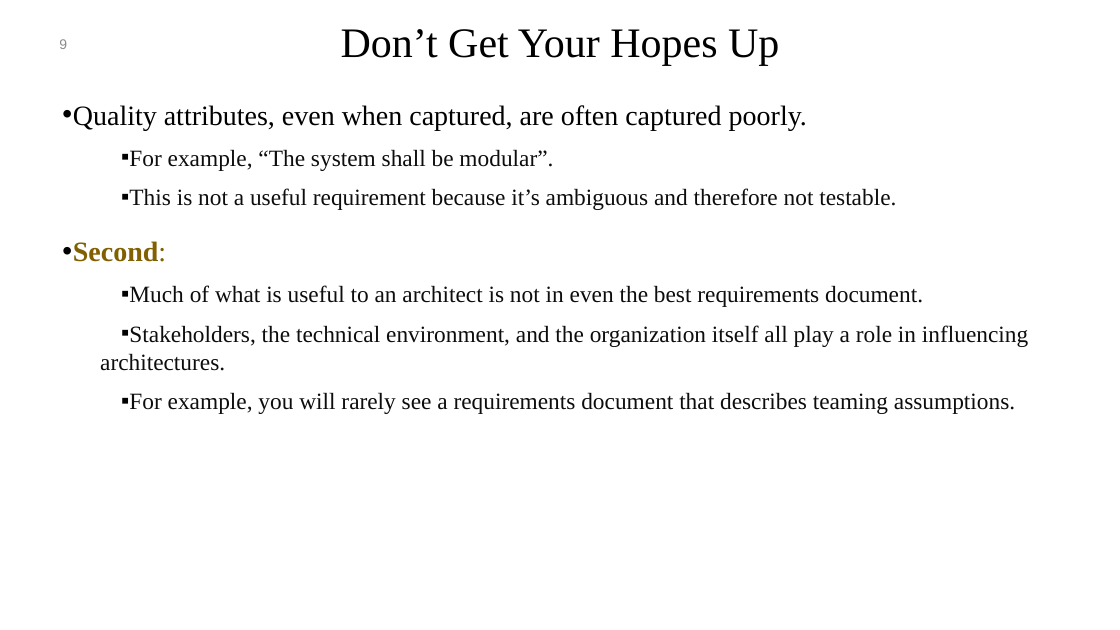
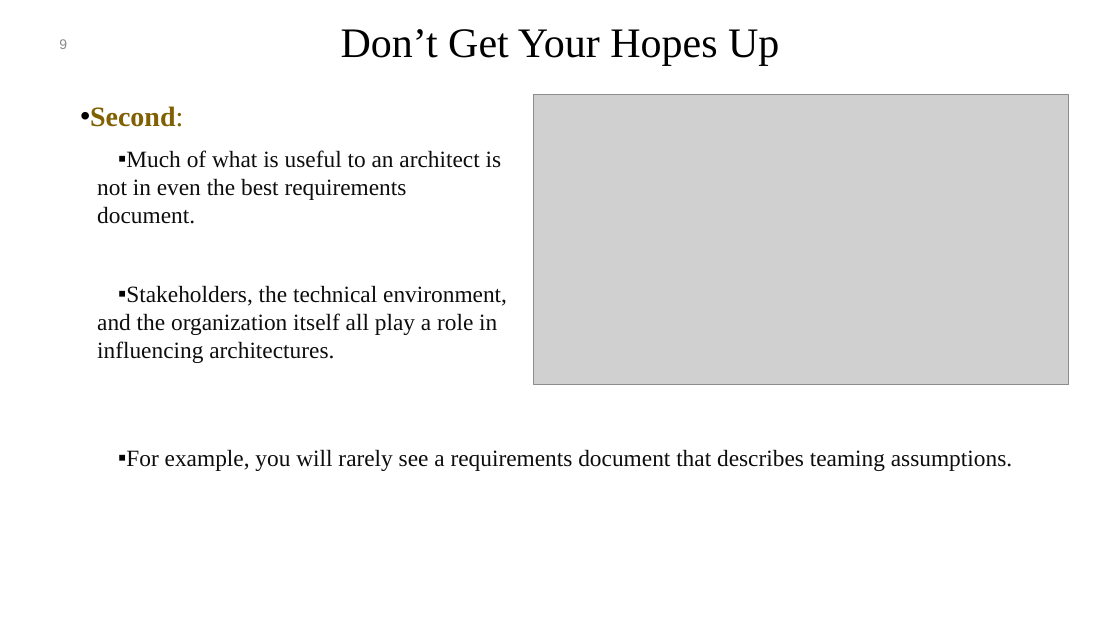
Before and after one commit to mohamad-khorsandi/slides-of-software-architecture-in-practice-4th-ed, a slide deck: slide 9 of chapter 19.pptx. Drawn at 1120x630 pixels with LibreOffice and Linux fonts; fonts in the diff are those of the drawing; grey boxes stand for pictures; background and template pictures are left out. Boxes give left, top, right and bottom in pixels: in the first picture for what was removed or moved away, otherwise in the second. Text is boxed around its words. In the diff, an @@ line names an element or a change of style, - is before the commit and + after.

```diff
--- a/chapter 19.pptx
+++ b/chapter 19.pptx
@@ text at (x1=73, y1=105, x2=896, y2=210): paragraphs removed @@
-• Quality attributes, even when captured, are often captured poorly.
-  ▪ For example, “The system shall be modular”.
-  ▪ This is not a useful requirement because it’s ambiguous and therefore not testable.
@@ text at (x1=90, y1=106, x2=183, y2=127): indent changed @@
@@ picture added at (x1=534, y1=95, x2=1069, y2=385) @@
@@ text at (x1=129, y1=392, x2=1015, y2=414): paragraph removed @@
-  ▪ For example, you will rarely see a requirements document that describes teaming assumptions.
@@ text added at (x1=126, y1=449, x2=1012, y2=471), 20 pt, text #0D0D0D @@
+  ▪ For example, you will rarely see a requirements document that describes teaming assumptions.
```
Also in this commit, not shown: 8 other slides changed, 2 slides added, 7 other files.
